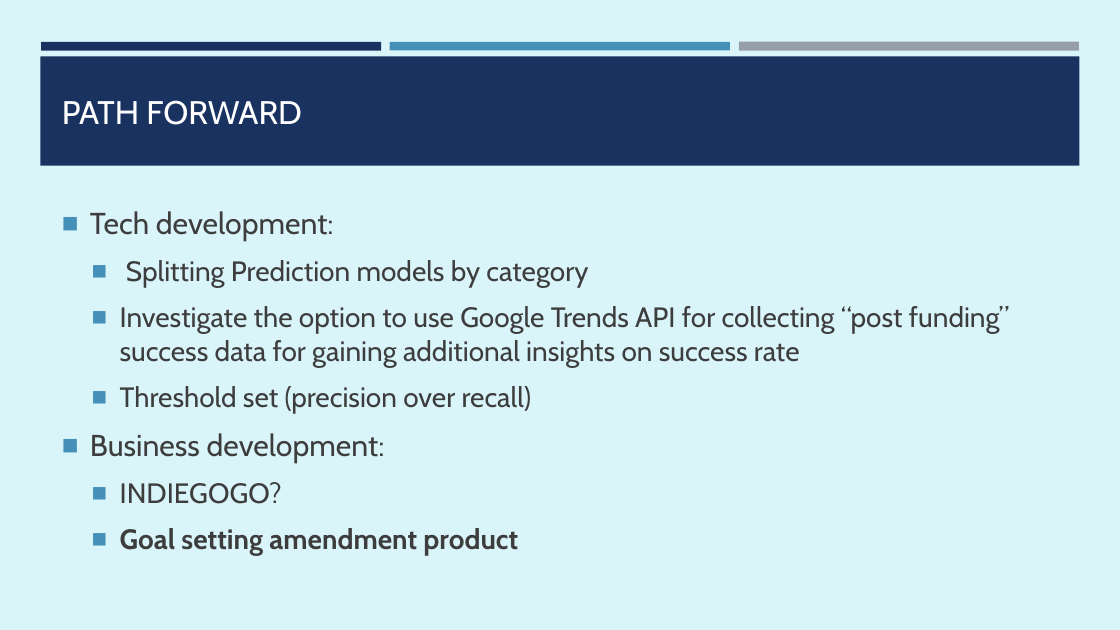
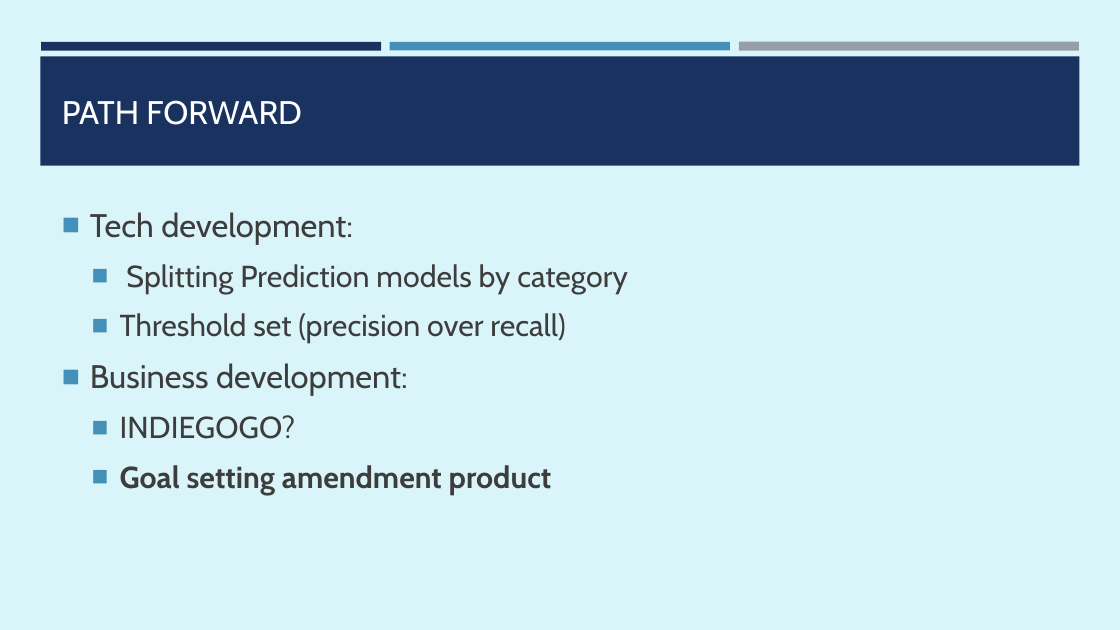
Before and after one commit to etoister/Kickstarter, a slide deck: slide 15 of Kickstarter Oracle.pptx. Drawn at 1120x630 pixels with LibreOffice and Linux fonts; fonts in the diff are those of the drawing. Boxes give left, top, right and bottom in pixels: in the first picture for what was removed or moved away, otherwise in the second. Text is boxed around its words. In the diff, an @@ line names an element or a change of style, - is before the commit and + after.

```diff
--- a/Kickstarter Oracle.pptx
+++ b/Kickstarter Oracle.pptx
@@ text "Tech development:" at box(90, 212, 628, 495): size 25.9 to 28 pt in "Tech development:", "Business development:"; size 24.1 to 26 pt in "Splitting Prediction models by category", "Threshold set (precision over recall)", "INDIEGOGO?", "Goal setting amendment product" @@
@@ text at box(120, 306, 1009, 367): paragraph removed @@
-  ■ Investigate the option to use Google Trends API for collecting “post funding” success data for gaining additional insights on success rate
```
Also in this commit, not shown: 1 other slide changed, 5 other files.
